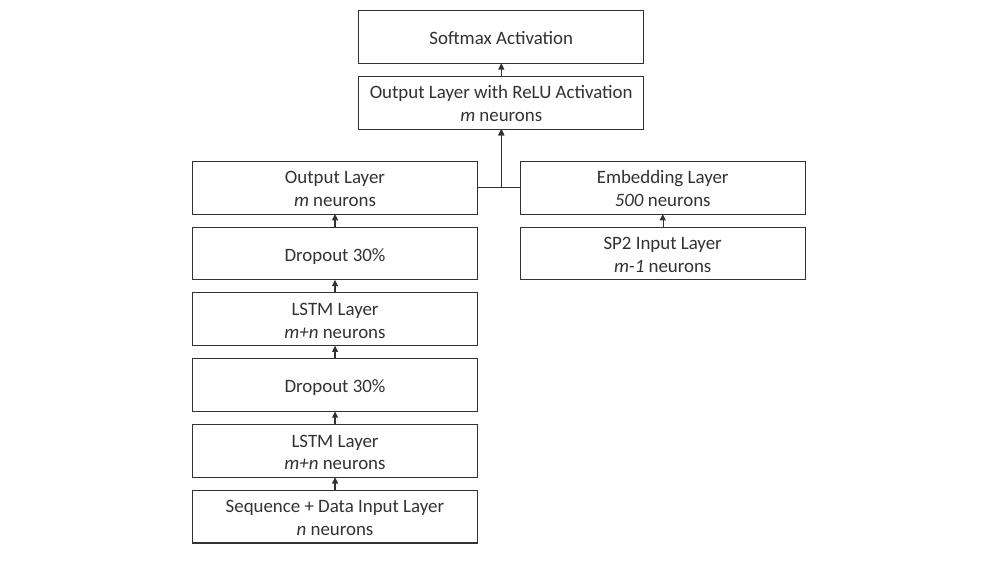
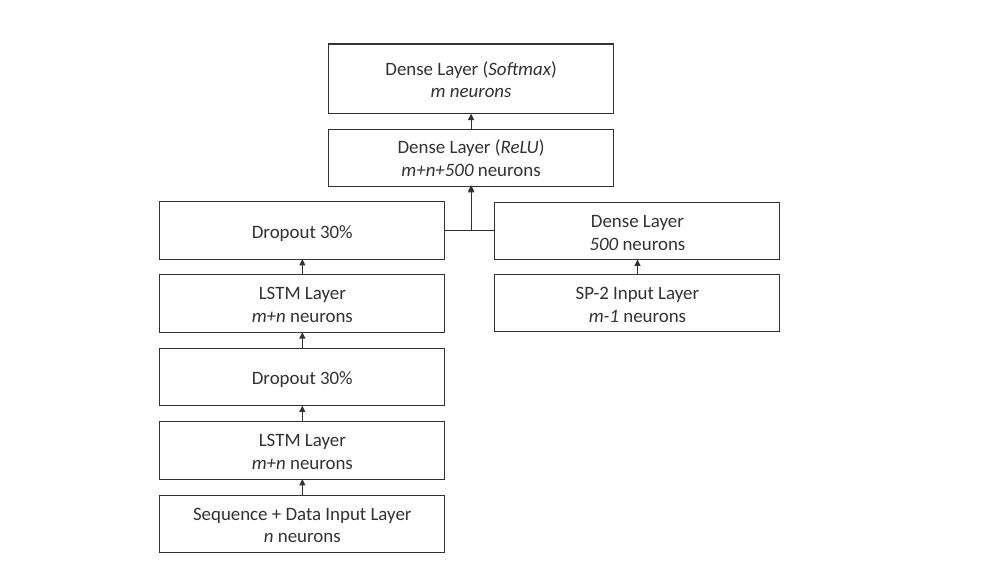
Before and after one commit to flxw/master-thesis-latex, a slide deck: slide 3 of gfx/Thesis figures.pptx. Drawn at 1008x567 pixels with LibreOffice and Linux fonts; fonts in the diff are those of the drawing. Boxes give left, top, right and bottom in pixels: in the first picture for what was removed or moved away, otherwise in the second. Text is boxed around its words. In the diff, an @@ line names an element or a change of style, - is before the commit and + after.

```diff
--- a/gfx/Thesis figures.pptx
+++ b/gfx/Thesis figures.pptx
@@ rectangle removed at <box>359,11,644,64</box> @@
-Softmax Activation
@@ rectangle "Dense Layer (Softmax) m neurons": place and size @@
-rectangle "Dense Layer (Softmax) m neurons" at <box>359,76,644,129</box>
+rectangle "Dense Layer (Softmax) m neurons" at <box>329,44,614,113</box>
@@ text in rectangle at <box>385,61,557,97</box>: text changed; italic on @@
-Output Layer with ReLU Activation
-m neurons
+Dense Layer (Softmax)
+m neurons
@@ arrow moved from (501, 76) - (501, 64) to (471, 129) - (471, 114) @@
@@ rectangle "Dense Layer (ReLU)": place and size @@
-rectangle "Dense Layer (ReLU)" at <box>193,161,478,214</box>
+rectangle "Dense Layer (ReLU)" at <box>329,129,614,187</box>
@@ text in rectangle at <box>398,139,545,176</box>: text changed @@
-Output Layer
-m neurons
+Dense Layer (ReLU)
+m+n+500 neurons
@@ rectangle "Dropout 30%": place and size @@
-rectangle "Dropout 30%" at <box>193,227,478,280</box>
+rectangle "Dropout 30%" at <box>160,202,445,259</box>
@@ elbow arrow moved from (520, 188) - (501, 129) to (445, 231) - (471, 186) @@
@@ elbow arrow moved from (478, 188) - (501, 129) to (495, 230) - (471, 185) @@
@@ rectangle "Dense Layer": place and size @@
-rectangle "Dense Layer" at <box>520,161,805,214</box>
+rectangle "Dense Layer" at <box>495,203,780,260</box>
@@ arrow removed from (335, 227) to (335, 214) @@
@@ text in rectangle at <box>591,215,684,230</box>: text changed @@
-Embedding Layer
+Dense Layer
@@ arrow moved from (335, 293) - (335, 280) to (302, 275) - (302, 259) @@
@@ arrow moved from (663, 227) - (663, 214) to (637, 274) - (637, 260) @@
@@ rectangle "LSTM Layer": place and size @@
-rectangle "LSTM Layer" at <box>193,293,478,346</box>
+rectangle "LSTM Layer" at <box>160,275,445,333</box>
@@ rectangle "SP-2 Input Layer": place and size @@
-rectangle "SP-2 Input Layer" at <box>520,227,805,280</box>
+rectangle "SP-2 Input Layer" at <box>495,274,780,332</box>
@@ text in rectangle at <box>576,286,699,302</box>: text changed @@
-SP2 Input Layer
+SP-2 Input Layer
@@ rectangle "Dropout 30%": place and size @@
-rectangle "Dropout 30%" at <box>193,359,478,412</box>
+rectangle "Dropout 30%" at <box>160,349,445,406</box>
@@ arrow moved from (335, 359) - (335, 346) to (302, 349) - (302, 333) @@
@@ arrow moved from (335, 425) - (335, 411) to (302, 422) - (302, 406) @@
@@ rectangle "LSTM Layer": place and size @@
-rectangle "LSTM Layer" at <box>193,425,478,478</box>
+rectangle "LSTM Layer" at <box>160,422,445,479</box>
@@ arrow moved from (335, 491) - (335, 477) to (302, 495) - (302, 479) @@
@@ rectangle "Sequence + Data Input Layer": place and size @@
-rectangle "Sequence + Data Input Layer" at <box>193,491,478,544</box>
+rectangle "Sequence + Data Input Layer" at <box>160,495,445,553</box>
```
Also in this commit, not shown: 1 other slide changed, 3 other files.
